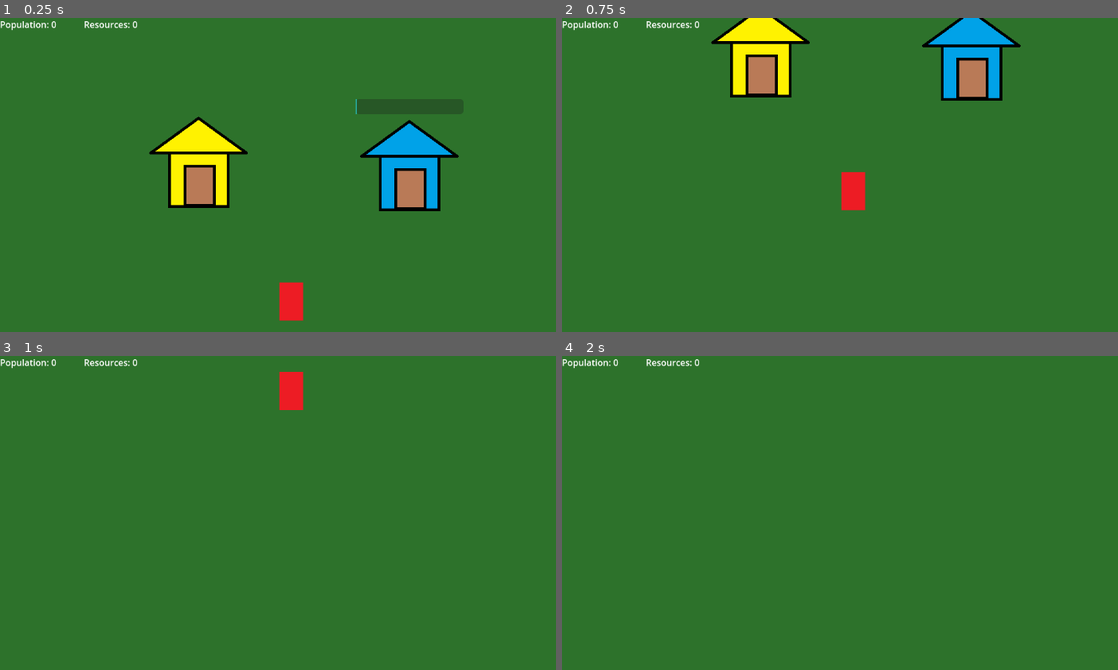
Above: before the commit, frames 1-4 (two rows, left to right).
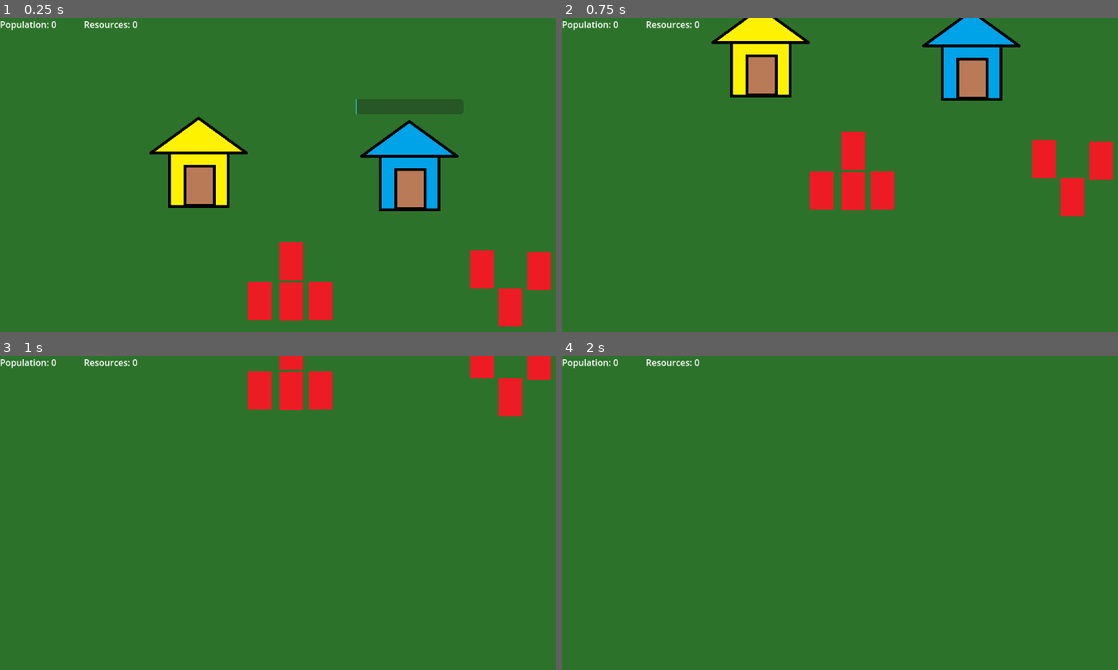
Above: after the commit, the same moments.

Repository: slowingwand28/Godot-Projects
Game: Godot game, scene res://World/world.tscn
The game is run twice, just before and just after one commit, with the same random seed, the same clock (stepped at 60 frames per second) and the same inputs. The project has no main scene, so this scene is started directly.
Inputs (mouse positions are in pixels of both pictures, inside the frame that each line leads up to):
- Up to frame 1 (0.25 s): no input
- Up to frame 2 (0.75 s): tap Enter at 0.5 s; move the mouse to (762, 181) at 0.52 s; hold S (Camera Down) from 0.53 s (still down)
- Up to frame 3 (1 s): keep holding S (Camera Down)
- Up to frame 4 (2 s): move the mouse to (751, 553) at 1.27 s; release S (Camera Down) at 1.28 s; tap A (Camera Left) at 1.35 s

The runs differ from the first frame. In frame 1, 3.2% of the frame differs, in the area x 44-100%, y 71-99%; in frame 2, 3.2%, in the area x 44-100%, y 36-64%; in frame 3, 2.5%; in frame 4, nothing differs.

Commit message:
Unit combat
I think I've got combat working, but it seems to have caused a bug in unit selection

Diff:
--- a/rts-game/Faction1/Units/Test Enemy Unit/enemy_unit.gd
+++ b/rts-game/Faction1/Units/Test Enemy Unit/enemy_unit.gd
@@ -1,7 +1,39 @@
 extends CharacterBody2D
 
+@onready var timer = $Timer
+@onready var health_bar = $"Health Bar"
+var max_health = 5
 var health = 5
+var is_attacking = false
+var enemies = []
+
+func _ready() -> void:
+	health_bar.visible = false
+	health_bar.max_value = max_health
 
 func _process(delta: float) -> void:
+	if (len(enemies) > 0) and !is_attacking:
+		is_attacking = true
+		timer.start()
+
+	health_bar.value = health
+	if health < max_health:
+		health_bar.visible = true
 	if health <= 0:
 		queue_free()
+
+func fighting():
+	if len(enemies) > 0:
+		enemies[0].health -= 1
+	is_attacking = false
+
+func _on_timer_timeout() -> void:
+	fighting()
+
+func _on_hitbox_body_entered(body: Node2D) -> void:
+	if body.is_in_group("Friendly Units"):
+		enemies.append(body)
+
+func _on_hitbox_body_exited(body: Node2D) -> void:
+	if body.is_in_group("Friendly Units"):
+		enemies.erase(body)
--- a/rts-game/Faction1/Units/Test Enemy Unit/enemy_unit.tscn
+++ b/rts-game/Faction1/Units/Test Enemy Unit/enemy_unit.tscn
@@ -16,6 +16,9 @@
 
 [sub_resource type="CircleShape2D" id="CircleShape2D_ir6d7"]
 radius = 48.0104
+
+[sub_resource type="StyleBoxFlat" id="StyleBoxFlat_f18qq"]
+bg_color = Color(0.173542, 0.643465, 0.886506, 1)
 
 [node name="Enemy Unit" type="CharacterBody2D" groups=["Enemy Units"]]
 y_sort_enabled = true
@@ -41,3 +44,19 @@
 
 [node name="CollisionShape2D" type="CollisionShape2D" parent="Hitbox"]
 shape = SubResource("CircleShape2D_ir6d7")
+
+[node name="Timer" type="Timer" parent="."]
+wait_time = 2.0
+one_shot = true
+
+[node name="Health Bar" type="ProgressBar" parent="."]
+offset_left = -43.0
+offset_top = -51.0
+offset_right = 43.0
+offset_bottom = -42.0
+theme_override_styles/fill = SubResource("StyleBoxFlat_f18qq")
+show_percentage = false
+
+[connection signal="body_entered" from="Hitbox" to="." method="_on_hitbox_body_entered"]
+[connection signal="body_exited" from="Hitbox" to="." method="_on_hitbox_body_exited"]
+[connection signal="timeout" from="Timer" to="." method="_on_timer_timeout"]
--- a/rts-game/Faction1/Units/Test unit/unit.gd
+++ b/rts-game/Faction1/Units/Test unit/unit.gd
@@ -3,15 +3,19 @@
 @export var selected = false
 @onready var box = $Box
 @onready var timer = $Timer
+@onready var health_bar = $"Health Bar"
 @onready var target = position
 @export var speed = 200.0
 var follow_cursor = false
 var mouseEntered = false
+var max_health = 5
 var health = 5
 var is_attacking = false
 var enemies = []
 
 func _ready() -> void:
+	health_bar.visible = false
+	health_bar.max_value = max_health
 	set_selected(selected)
 	Game.friendly_pop += 1
 
@@ -20,6 +24,9 @@
 		is_attacking = true
 		timer.start()
 
+	health_bar.value = health
+	if health < max_health:
+		health_bar.visible = true
 	if health <= 0:
 		queue_free()
 
@@ -65,7 +72,8 @@
 		enemies.erase(body)
 
 func fighting():
-	enemies[0].health -= 1
+	if len(enemies) > 0:
+		enemies[0].health -= 1
 	is_attacking = false
 
 func _on_timer_timeout() -> void:
--- a/rts-game/Faction1/Units/Test unit/unit.tscn
+++ b/rts-game/Faction1/Units/Test unit/unit.tscn
@@ -16,6 +16,9 @@
 
 [sub_resource type="CircleShape2D" id="CircleShape2D_lj4xo"]
 radius = 48.0104
+
+[sub_resource type="StyleBoxFlat" id="StyleBoxFlat_8ap0e"]
+bg_color = Color(0.173542, 0.643465, 0.886506, 1)
 
 [node name="Unit" type="CharacterBody2D" groups=["Friendly Units"]]
 y_sort_enabled = true
@@ -46,6 +49,14 @@
 wait_time = 2.0
 one_shot = true
 
+[node name="Health Bar" type="ProgressBar" parent="."]
+offset_left = -43.0
+offset_top = -51.0
+offset_right = 43.0
+offset_bottom = -42.0
+theme_override_styles/fill = SubResource("StyleBoxFlat_8ap0e")
+show_percentage = false
+
 [connection signal="mouse_entered" from="." to="." method="_on_mouse_entered"]
 [connection signal="mouse_exited" from="." to="." method="_on_mouse_exited"]
 [connection signal="body_entered" from="Hitbox" to="." method="_on_hitbox_body_entered"]
--- a/rts-game/World/world.gd
+++ b/rts-game/World/world.gd
@@ -6,6 +6,7 @@
 	get_units()
 
 func get_units():
+	friendly_units = []
 	friendly_units = get_tree().get_nodes_in_group("Friendly Units")
 
 func _on_camera_area_selected(start, end) -> void:
--- a/rts-game/World/world.tscn
+++ b/rts-game/World/world.tscn
@@ -37,6 +37,24 @@
 [node name="Enemy Unit" parent="Enemy Units" instance=ExtResource("4_ql0is")]
 position = Vector2(528, 514)
 
+[node name="Enemy Unit2" parent="Enemy Units" instance=ExtResource("4_ql0is")]
+position = Vector2(528, 441)
+
+[node name="Enemy Unit3" parent="Enemy Units" instance=ExtResource("4_ql0is")]
+position = Vector2(581, 513)
+
+[node name="Enemy Unit5" parent="Enemy Units" instance=ExtResource("4_ql0is")]
+position = Vector2(471, 513)
+
+[node name="Enemy Unit6" parent="Enemy Units" instance=ExtResource("4_ql0is")]
+position = Vector2(924, 525)
+
+[node name="Enemy Unit7" parent="Enemy Units" instance=ExtResource("4_ql0is")]
+position = Vector2(976, 459)
+
+[node name="Enemy Unit4" parent="Enemy Units" instance=ExtResource("4_ql0is")]
+position = Vector2(873, 456)
+
 [node name="Buildings" type="Node2D" parent="."]
 
 [node name="Unit Spawner" parent="Buildings" instance=ExtResource("5_g0qk1")]
Not shown: 1 places in rts-game/Faction1/Units/Test Enemy Unit/enemy_unit.tscn that only renumber resources
Not shown: 1 places in rts-game/Faction1/Units/Test unit/unit.tscn that only renumber resources
